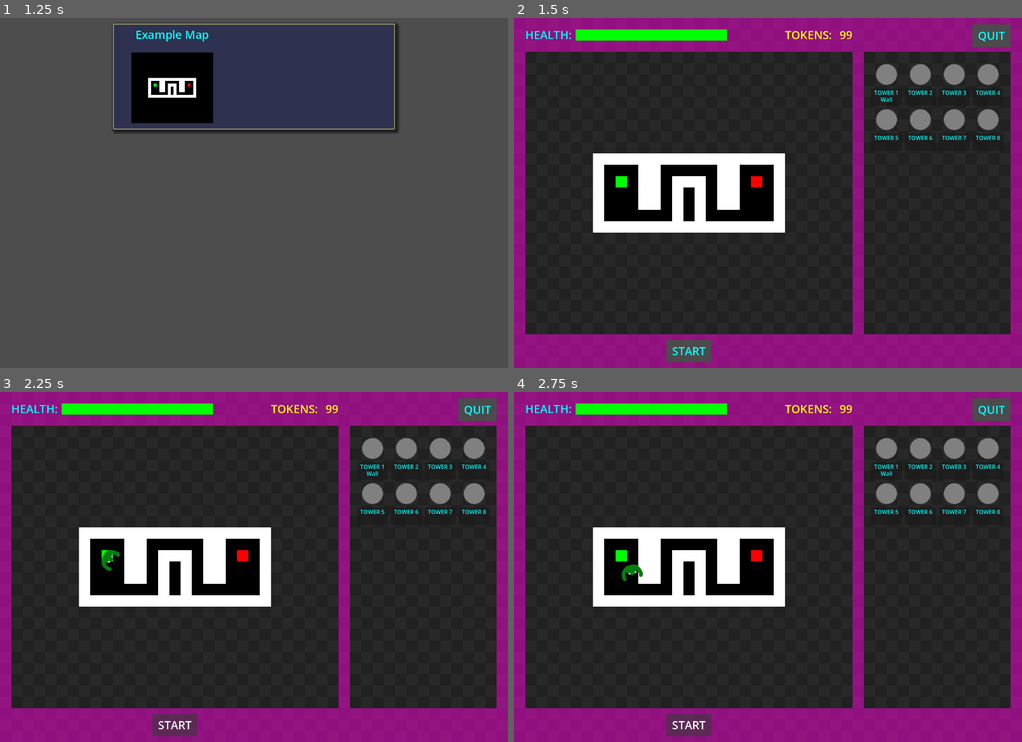
Above: before the commit, frames 1-4 (two rows, left to right).
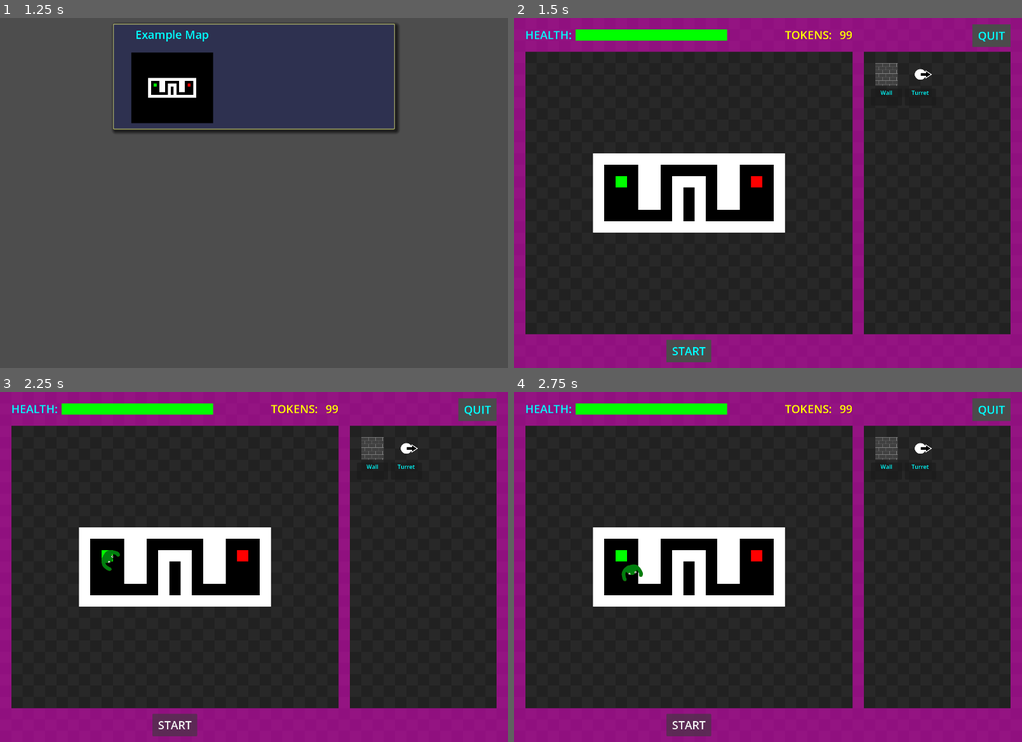
Above: after the commit, the same moments.

Repository: dgf1979/little-creeps
Game: Godot game, scene res://screens/start/start.tscn
Same seed, same stepped clock (60 frames per second), same inputs: the game is played once before the commit and once after it.
Inputs (mouse positions are in pixels of both pictures, inside the frame that each line leads up to):
- Up to frame 1 (1.25 s): click "START" at 0.5 s
- Up to frame 2 (1.5 s): click (768, 77) at 1.25 s
- Up to frame 3 (2.25 s): click "START" at 2 s
- Up to frame 4 (2.75 s): no input

Frame 1 is identical in both runs. In frame 2, 1.9% of the frame differs, in the area x 70-96%, y 12-35%; in frame 3, 1.9%; in frame 4, 1.9%.

Commit message:
add tower icons

Diff:
--- a/autoloads/config_util.gd
+++ b/autoloads/config_util.gd
@@ -51,3 +51,16 @@
 		creep.walk_anim_file_name = cfg.get_value("Creep","walk_anim_file_name")
 		creep_data.set(creep.name, creep)
 	return creep_data
+
+func load_tower_data_for_path(map_dir_name: String) -> Dictionary[String, TowerData]:
+	var tower_data: Dictionary[String, TowerData]
+	var tower_dir_path = Constants.MAPS_PATH.path_join(map_dir_name).path_join("towers")
+	var tower_config_files = FSUtil.get_files_by_extension(tower_dir_path, ".cfg")
+	for tower_config_file in tower_config_files:
+		var cfg = FSUtil.get_file_as_config(tower_config_file)
+		var tower = TowerData.new()
+		tower.display_name = cfg.get_value("Tower", "display_name")
+		tower.sprite_file_name = cfg.get_value("Tower", "sprite_file_name")
+		tower.thumbnail_file_name = cfg.get_value("Tower", "thumbnail_file_name")
+		tower_data.set(tower.display_name, tower)
+	return tower_data
--- a/dataclasses/map_data.gd
+++ b/dataclasses/map_data.gd
@@ -12,8 +12,6 @@
 var wall_mode: WallMode = WallMode.SIMPLE
 var map_array: Array[Array] = [[]]
 
-const _block_char = "\u2588" # character code for solid block
-
 func load_preview_image() -> Texture2D:
 	var resource_path = map_dir_path.path_join(Constants.MAP_PREVIEW_FILE_NAME)
 	return ImageUtil.load_texture_resource(resource_path)
@@ -22,16 +20,7 @@
 	var resource_path = map_dir_path.path_join(Constants.MAP_IMAGE_FILE_NAME)
 	return ImageUtil.load_texture_resource(resource_path)
 
-func to_dict() -> Dictionary:
-	var d = {}
-	d.set("map_dir_name", map_dir_name)
-	d.set("map_name", map_name)
-	d.set("creep_spawn", creep_spawn)
-	d.set("creep_exit", creep_exit)
-	d.set("wall_mode", wall_mode)
-	d.set("map_array", map_array)
-	return d
-
+const _block_char = "\u2588" # character code for solid block
 func map_to_debug_string() -> String:
 	var outstring = ""
 	for row in range(map_array.size()):
@@ -55,3 +44,13 @@
 		outstring += "\n"
 	outstring += "KEY: ! = Invalid, ' ' = Walkable (empty), S = Creep Spawn, E = Creep Exit, " + _block_char + " = Unwalkable (wall)"
 	return outstring
+
+#func to_dict() -> Dictionary:
+	#var d = {}
+	#d.set("map_dir_name", map_dir_name)
+	#d.set("map_name", map_name)
+	#d.set("creep_spawn", creep_spawn)
+	#d.set("creep_exit", creep_exit)
+	#d.set("wall_mode", wall_mode)
+	#d.set("map_array", map_array)
+	#return d
--- a/dataclasses/tower_data.gd
+++ b/dataclasses/tower_data.gd
@@ -1 +1,13 @@
-extends Node
+class_name TowerData
+
+var display_name: String = ""
+var sprite_file_name: String = "" # file name of sprite 64x64px, or 128x64px for towers with rotating tops
+var thumbnail_file_name: String = "" # file name of thumbnail 64x64px
+
+func load_sprite_texture() -> Texture2D:
+	var resource_path = Constants.MAPS_PATH.path_join(Selection.selected_map_dir).path_join("towers").path_join(sprite_file_name)
+	return ImageUtil.load_texture_resource(resource_path)
+
+func load_thumbnail_texture() -> Texture2D:
+	var resource_path = Constants.MAPS_PATH.path_join(Selection.selected_map_dir).path_join("towers").path_join(thumbnail_file_name)
+	return ImageUtil.load_texture_resource(resource_path)
--- a/screens/game/creep_factory.gd
+++ b/screens/game/creep_factory.gd
@@ -5,9 +5,6 @@
 @onready var map_data: MapData = %LevelData.map_data
 @onready var path_finder: PathFinder = %PathFinder
 
-#PUBLIC
-
-#PRIVATE
 func _build_creep(creep_data: CreepData) -> Creep:
 	var scn: PackedScene = load("res://actors/creeps/creep.tscn")
 	var creep_instance: Creep = scn.instantiate()
@@ -18,7 +15,6 @@
 	creep_instance.update_path(global_path)
 	return creep_instance
 
-#SIGNALS
 func _on_start_btn_pressed() -> void:
 	var creep_name = creep_catalog.keys()[1]
 	var creep1: Creep = _build_creep(creep_catalog[creep_name])
--- a/screens/game/game.tscn
+++ b/screens/game/game.tscn
@@ -7,7 +7,9 @@
 [ext_resource type="Texture2D" uid="uid://c4jorkvdcahdt" path="res://screens/game/maps/placeholder_tower.png" id="3_npd5f"]
 [ext_resource type="Theme" uid="uid://c1nfeulybqvmn" path="res://screens/game/ui/tower_label.tres" id="4_npd5f"]
 [ext_resource type="Script" uid="uid://ba8ubav4fw0bh" path="res://screens/game/ui/quit_btn.gd" id="5_18b3j"]
+[ext_resource type="Script" uid="uid://ctc1rxaw2lj3f" path="res://screens/game/tower_factory.gd" id="7_1jmhe"]
 [ext_resource type="Script" uid="uid://d0s2fmaay1l4v" path="res://screens/game/ui/debug/debug_panel.gd" id="7_cpxdg"]
+[ext_resource type="Script" uid="uid://cotfbfuwfrt6x" path="res://screens/game/ui/selection_area.gd" id="7_hehpx"]
 [ext_resource type="Script" uid="uid://dxe73rl6y6vg6" path="res://screens/game/ui/debug/tabs/config_data/generate_sample_config_btn.gd" id="8_cpxdg"]
 [ext_resource type="Script" uid="uid://bc036isouqj1f" path="res://screens/game/ui/play_area.gd" id="8_lvnyp"]
 [ext_resource type="Texture2D" uid="uid://b18nr18y6vkpb" path="res://screens/game/maps/debug_tile.png" id="9_ou2j6"]
@@ -156,6 +158,7 @@
 offset_top = 96.0
 offset_right = 1408.0
 offset_bottom = 896.0
+script = ExtResource("7_hehpx")
 
 [node name="TowerGrid" type="GridContainer" parent="UI/SelectionArea" unique_id=2040756801]
 layout_direction = 2
@@ -220,20 +223,20 @@
 theme_override_constants/v_separation = 64
 columns = 4
 
-[node name="MarginContainer" type="MarginContainer" parent="UI/SelectionArea/TowerLabelGrid" unique_id=513166877]
-custom_minimum_size = Vector2(96, 64)
-layout_mode = 2
-theme_override_constants/margin_left = 4
-theme_override_constants/margin_top = 8
-theme_override_constants/margin_right = 4
-theme_override_constants/margin_bottom = 8
-
-[node name="Panel" type="Panel" parent="UI/SelectionArea/TowerLabelGrid/MarginContainer" unique_id=890592806]
-layout_mode = 2
-size_flags_horizontal = 3
-size_flags_vertical = 3
-
-[node name="Tower1Lbl" type="Label" parent="UI/SelectionArea/TowerLabelGrid/MarginContainer/Panel" unique_id=1220408909 groups=["TowerSelectionLabels"]]
+[node name="MarginContainer1" type="MarginContainer" parent="UI/SelectionArea/TowerLabelGrid" unique_id=513166877]
+custom_minimum_size = Vector2(96, 64)
+layout_mode = 2
+theme_override_constants/margin_left = 4
+theme_override_constants/margin_top = 8
+theme_override_constants/margin_right = 4
+theme_override_constants/margin_bottom = 8
+
+[node name="Panel" type="Panel" parent="UI/SelectionArea/TowerLabelGrid/MarginContainer1" unique_id=890592806]
+layout_mode = 2
+size_flags_horizontal = 3
+size_flags_vertical = 3
+
+[node name="Tower1Lbl" type="Label" parent="UI/SelectionArea/TowerLabelGrid/MarginContainer1/Panel" unique_id=1220408909 groups=["TowerSelectionLabels"]]
 layout_mode = 1
 anchors_preset = 15
 anchor_right = 1.0
@@ -412,6 +415,10 @@
 offset_right = 960.0
 offset_bottom = 896.0
 script = ExtResource("8_lvnyp")
+
+[node name="TowerFactory" type="Node" parent="UI/PlayArea" unique_id=1875606425]
+unique_name_in_owner = true
+script = ExtResource("7_1jmhe")
 
 [node name="CreepFactory" type="Node" parent="UI/PlayArea" unique_id=1062479514]
 unique_name_in_owner = true
--- a/screens/game/level_data.gd
+++ b/screens/game/level_data.gd
@@ -3,7 +3,9 @@
 
 var map_data: MapData
 var creep_data: Dictionary[String, CreepData]
+var tower_data: Dictionary[String, TowerData]
 
 func _ready() -> void:
 	map_data = ConfigUtil.load_map_data_for_path(Selection.selected_map_dir)
 	creep_data = ConfigUtil.load_creep_data_for_path(Selection.selected_map_dir)
+	tower_data = ConfigUtil.load_tower_data_for_path(Selection.selected_map_dir)
--- /dev/null
+++ b/screens/game/maps/_example/towers/turret.cfg
@@ -0,0 +1,5 @@
+[Tower]
+
+display_name="Turret"
+sprite_file_name="turret.png"
+thumbnail_file_name="turret_thumbnail.png"
--- /dev/null
+++ b/screens/game/maps/_example/towers/wall.cfg
@@ -0,0 +1,5 @@
+[Tower]
+
+display_name="Wall"
+sprite_file_name="wall.png"
+thumbnail_file_name="wall_thumbnail.png"
--- /dev/null
+++ b/screens/game/tower_factory.gd
@@ -0,0 +1,4 @@
+extends Node
+class_name TowerFactory
+
+@onready var tower_catalog: Dictionary[String, TowerData] = %LevelData.tower_data
--- /dev/null
+++ b/screens/game/ui/selection_area.gd
@@ -0,0 +1,17 @@
+extends Control
+
+func _ready() -> void:
+	var towers = (%LevelData.tower_data as Dictionary[String, TowerData])
+	for count in range(8):
+		var i = count + 1
+		var texture_button: TextureButton = $TowerGrid.get_node("Tower" + str(i))
+		var margin_container: MarginContainer = $TowerLabelGrid.get_node("MarginContainer" + str(i))
+		var label: Label = margin_container.get_node("Panel/Tower" + str(i) + "Lbl")
+		if count < towers.keys().size():
+			var tower_name = towers.keys()[count]
+			var tower_data = towers[tower_name]
+			texture_button.texture_normal = tower_data.load_thumbnail_texture()
+			label.text = tower_data.display_name
+		else:
+			texture_button.hide()
+			margin_container.hide()
Binary file added: screens/game/maps/_example/towers/turret.png
Not shown, added: screens/game/maps/_example/towers/turret.png.import
Binary file added: screens/game/maps/_example/towers/turret_thumbnail.png
Not shown, added: screens/game/maps/_example/towers/turret_thumbnail.png.import
Binary file added: screens/game/maps/_example/towers/wall.png
Not shown, added: screens/game/maps/_example/towers/wall.png.import
Binary file added: screens/game/maps/_example/towers/wall_thumbnail.png
Not shown, added: screens/game/maps/_example/towers/wall_thumbnail.png.import
Not shown, added: screens/game/tower_factory.gd.uid
Not shown, added: screens/game/ui/selection_area.gd.uid
